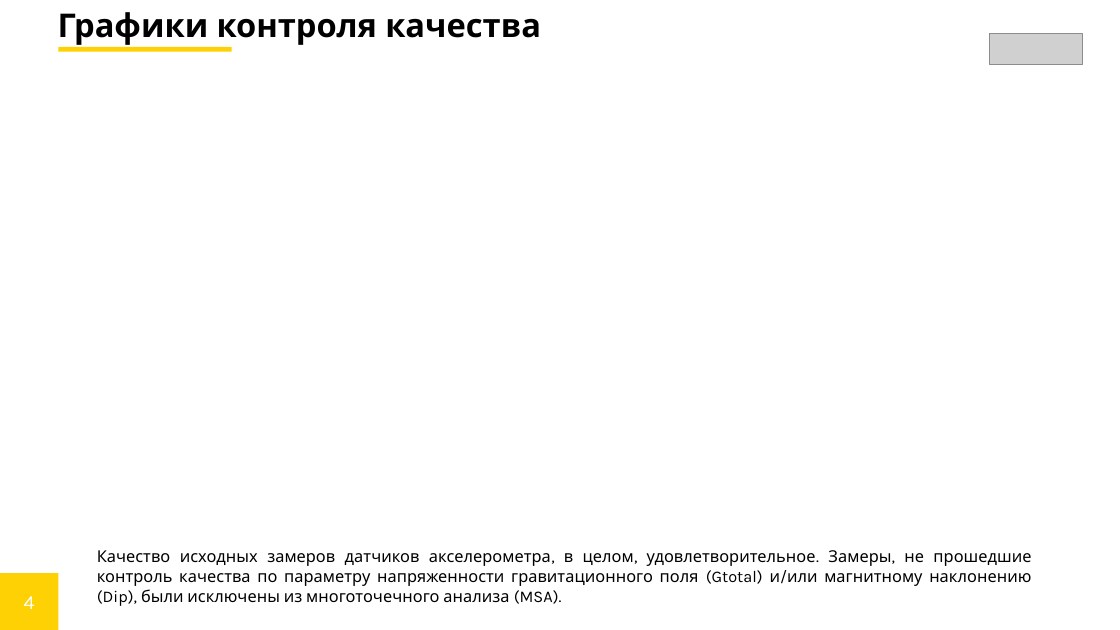
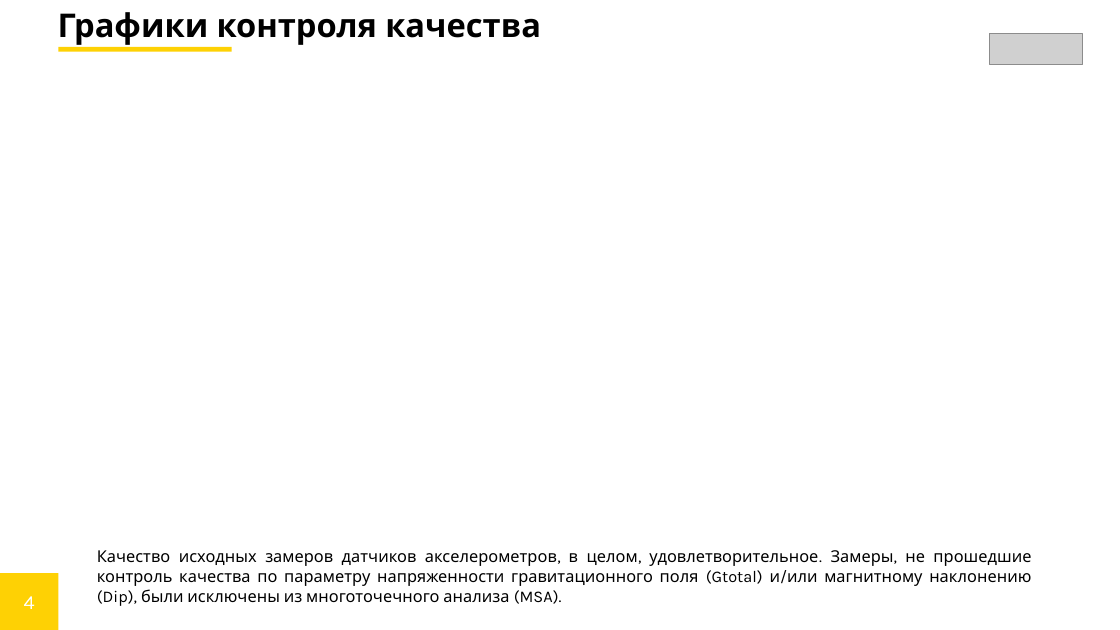
Before and after one commit to SVETA12345/UZM_excel, a slide deck: slide 4 of files/Шаблон/Итоговый_отчет.pptx. Drawn at 1120x630 pixels with LibreOffice and Linux fonts; fonts in the diff are those of the drawing; grey boxes stand for pictures. Boxes give left, top, right and bottom in pixels: in the first picture for what was removed or moved away, otherwise in the second. Text is boxed around its words. In the diff, an @@ line names an element or a change of style, - is before the commit and + after.

```diff
--- a/files/Шаблон/Итоговый_отчет.pptx
+++ b/files/Шаблон/Итоговый_отчет.pptx
@@ text at box(97, 550, 1031, 606): text changed @@
-Качество исходных замеров датчиков акселерометра, в целом, удовлетворительное. Замеры, не прошедшие контроль качества по параметру напряженности гравитационного поля (Gtotal) и/или магнитному наклонению (Dip), были исключены из многоточечного анализа (MSA).
+Качество исходных замеров датчиков акселерометров, в целом, удовлетворительное. Замеры, не прошедшие контроль качества по параметру напряженности гравитационного поля (Gtotal) и/или магнитному наклонению (Dip), были исключены из многоточечного анализа (MSA).
```
Also in this commit, not shown: 2 other slides changed, 6 other files.
